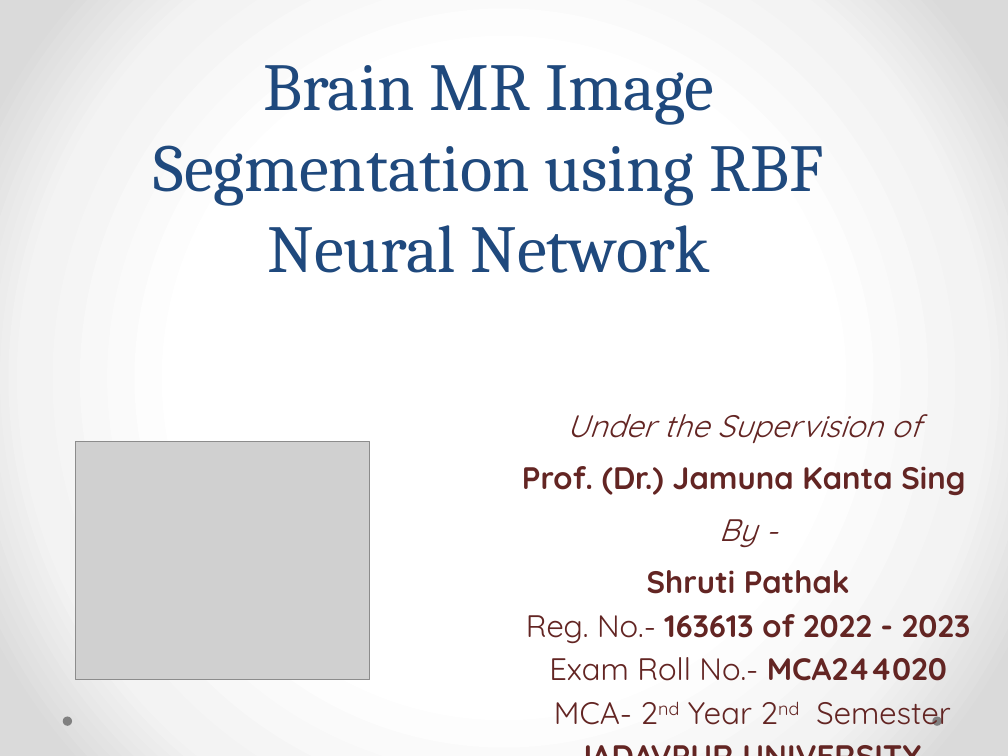
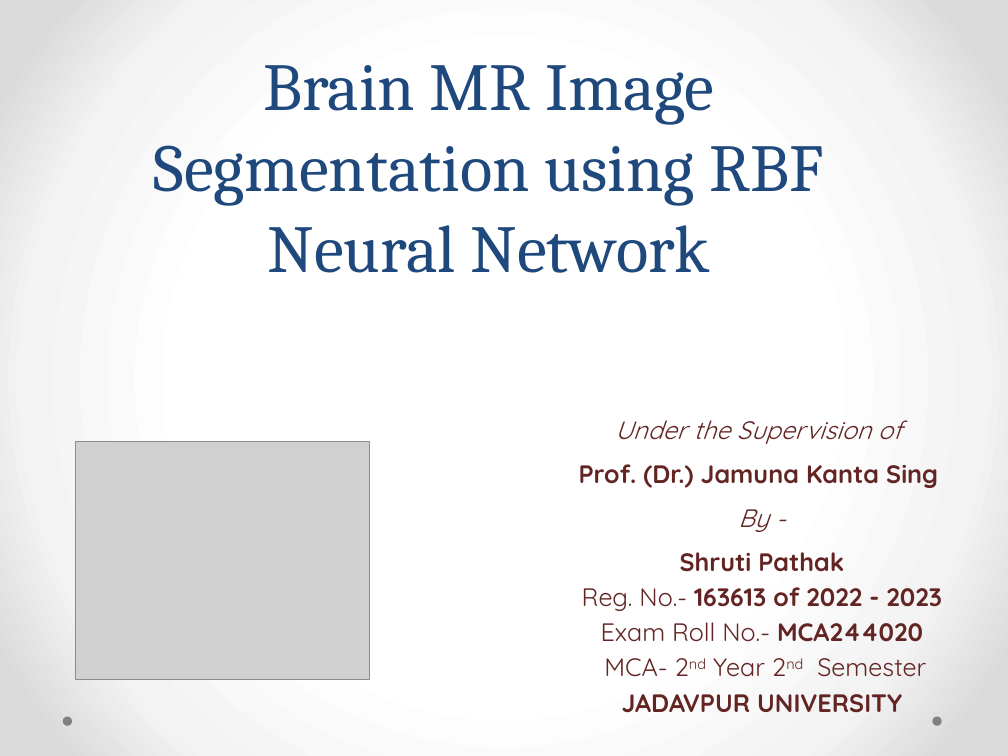
Before and after one commit to shrutipathak12321/Brain-Segmentation-using-RBFNN, a slide deck: slide 1 of Project_presentation.pptx. Drawn at 1008x756 pixels with LibreOffice and Linux fonts; fonts in the diff are those of the drawing; grey boxes stand for pictures. Boxes give left, top, right and bottom in pixels: in the first picture for what was removed or moved away, otherwise in the second. Text is boxed around its words. In the diff, an @@ line names an element or a change of style, - is before the commit and + after.

```diff
--- a/Project_presentation.pptx
+++ b/Project_presentation.pptx
@@ subtitle "Under the Supervision of" moved from (x1=522, y1=414, x2=971, y2=726) to (x1=579, y1=420, x2=942, y2=713) @@
@@ subtitle "Under the Supervision of" at (x1=579, y1=420, x2=942, y2=713): size 22.2 to 18 pt @@
```
Also in this commit, not shown: 4 other slides changed, 1 other file.
